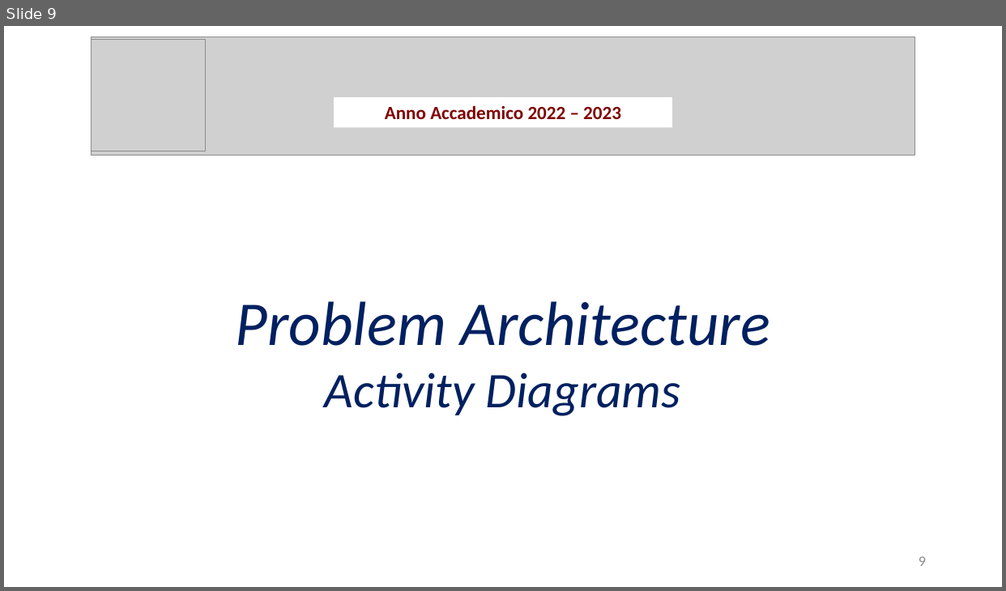
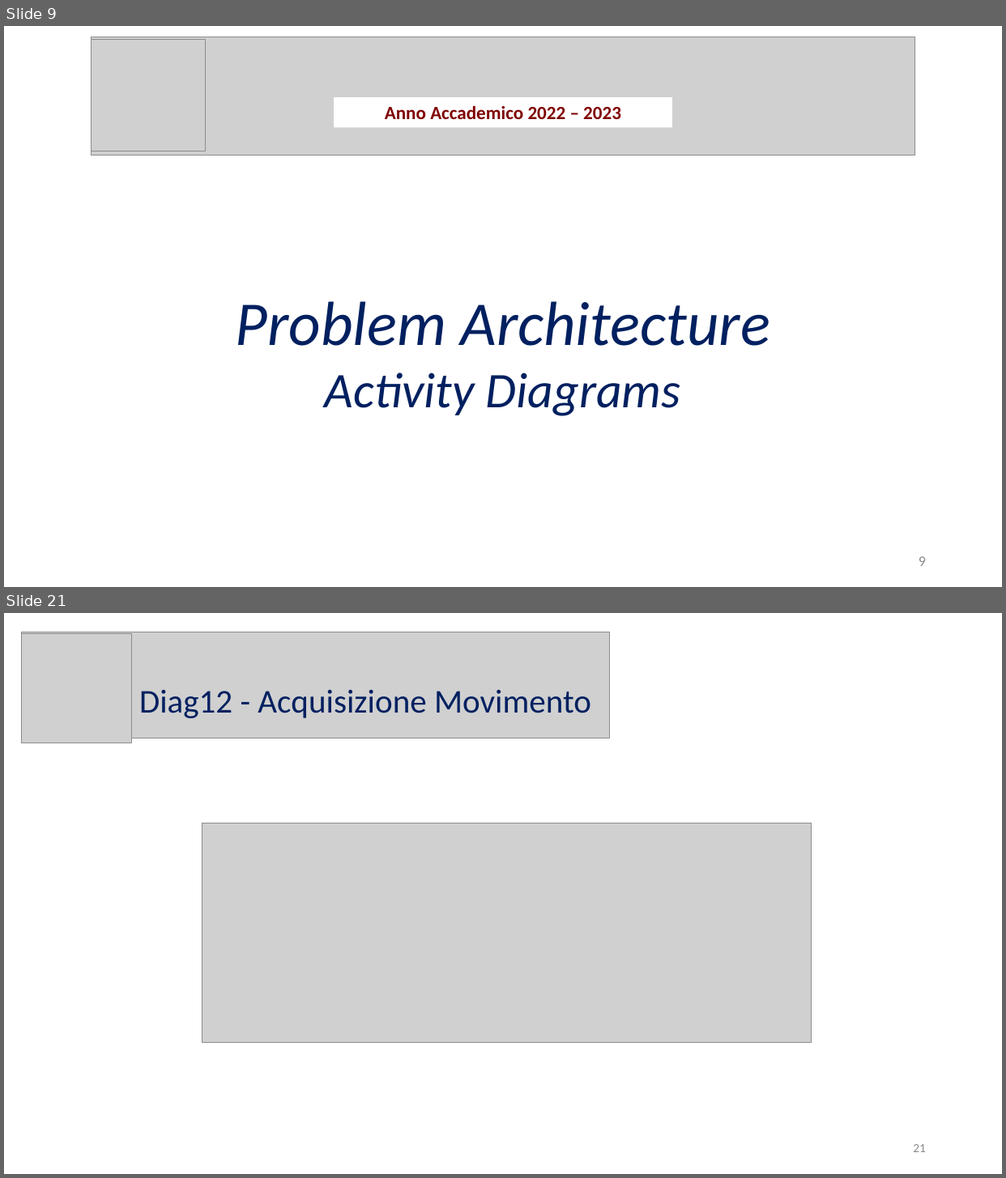
Before and after one commit to Wonderjack996/unimib-software-architecture, a slide deck: Progetto/Presentazione.pptx. Shown one above the other, each under a label of ours: slide 9 before the commit, slides 9 and 21 after it; the slides between them are not shown. The pictures are 1006x591 and 1006x1178 pixels, drawn with LibreOffice and Linux fonts; fonts in the diff are those of the drawing; grey boxes stand for pictures. Boxes give left, top, right and bottom in pixels: in the first picture for what was removed or moved away, otherwise in the second. Text is boxed around its words. In the diff, an @@ line names an element or a change of style, - is before the commit and + after.

```diff
--- a/Progetto/Presentazione.pptx
+++ b/Progetto/Presentazione.pptx
@@ slide 21 added at <box>4,613,1002,1174</box>, background #FFFFFF @@
@@ picture added at <box>22,632,610,738</box> @@
@@ picture added at <box>22,634,132,743</box> @@
@@ text added at <box>139,690,591,718</box>, 32 pt, text #002060 @@
+Diag12 - Acquisizione Movimento
@@ picture added at <box>202,824,812,1043</box> @@
@@ page number added at <box>913,1144,926,1152</box>, 12 pt, text #8C8C8C @@
+21
```
Also in this commit, not shown: 6 slides changed, 40 other slides added, 13 other files.
